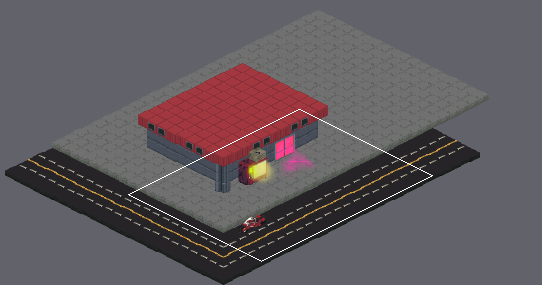
Level history. Tiled map: data/tiled/level1.tmx. Above, an overview of the earlier version with the close-up marked.
Close-up. The starting point:
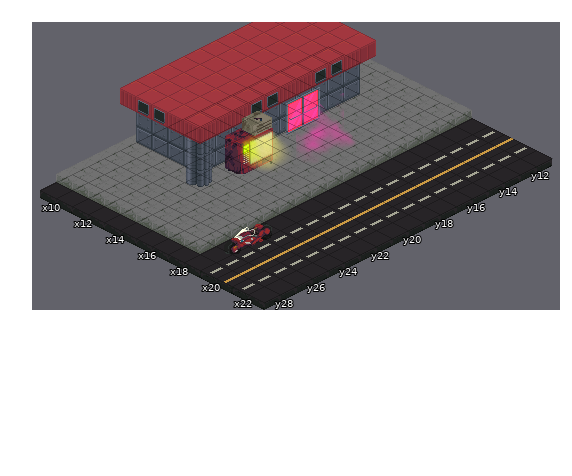
Cells are 32x16 px. Isometric: x runs down to the right, y down to the left. Shown: x 9..22, y 11..28.
Now the later version:
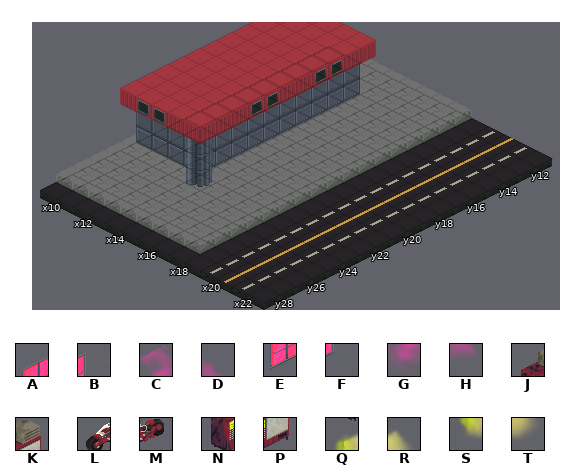
Key: from "cyberstreets_props": A 41, B 42, C 43, D 44, E 57, F 58, G 59, H 60, J 64, K 65, L 78, M 79, N 80, P 81, Q 96, R 97, S 112, T 113.
_ is an empty cell.
The edit:
Layer "doors" (removed):
y 14: x 12 B -> _
y 15: x 11 A -> _
y 16: x 14 F -> _
y 17: x 13 E -> _
Layer "props" (removed):
y 15: x 14 D -> _
y 16: x 13 C -> _
y 17: x 16 H -> _
y 18: x 12 K -> _; x 15 G -> _
y 19: x 11 J -> _
y 20: x 14 P -> _
y 21: x 13 N -> _
y 25: x 19 M -> _
y 26: x 18 L -> _
Layer "props_effects" (removed):
y 18: x 13 R -> _
y 19: x 12 Q -> _
y 20: x 15 T -> _
y 21: x 14 S -> _
